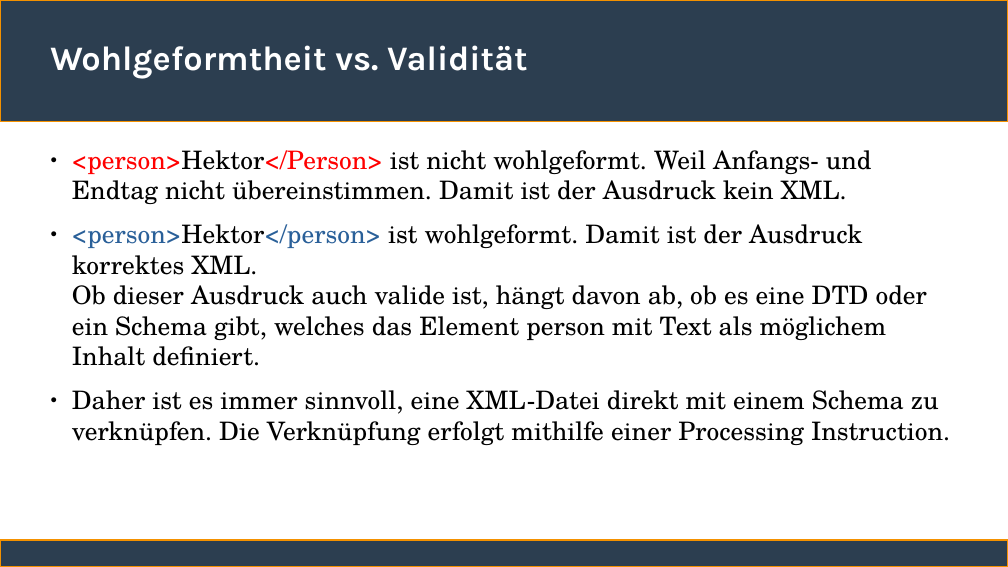
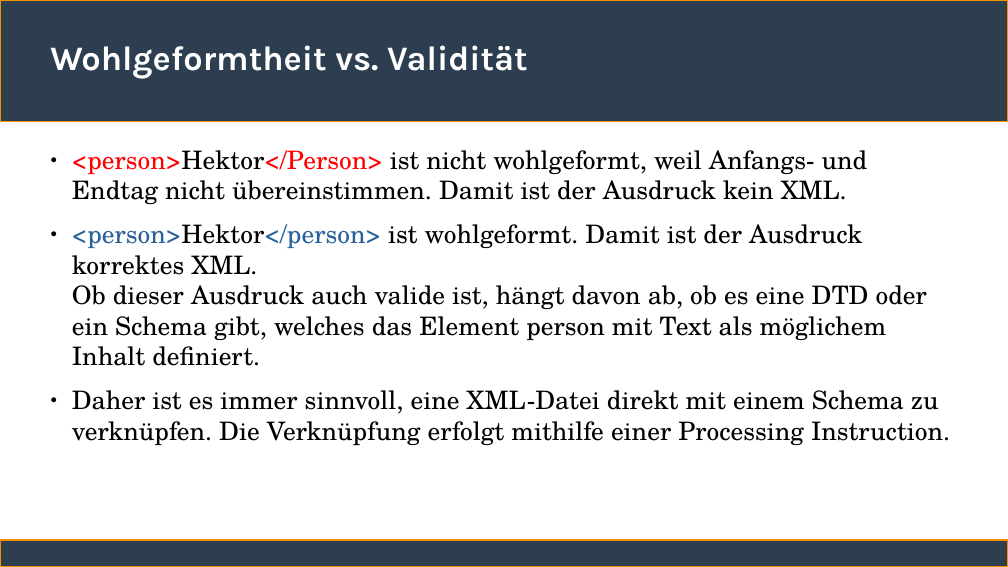
Before and after one commit to ChristianSonderUniSG/xml-kurs, a slide deck: slide 7 of sitzung_3/sitzung_3.odp (slide 8 before the commit). Drawn at 1008x567 pixels with LibreOffice and Linux fonts; fonts in the diff are those of the drawing. Boxes give left, top, right and bottom in pixels: in the first picture for what was removed or moved away, otherwise in the second. Text is boxed around its words. In the diff, an @@ line names an element or a change of style, - is before the commit and + after.

```diff
--- a/sitzung_3/sitzung_3.odp
+++ b/sitzung_3/sitzung_3.odp
@@ text at <box>72,150,868,204</box>: text changed @@
-● <person>Hektor</Person> ist nicht wohlgeformt. Weil Anfangs- und Endtag nicht übereinstimmen. Damit ist der Ausdruck kein XML.
+● <person>Hektor</Person> ist nicht wohlgeformt, weil Anfangs- und Endtag nicht übereinstimmen. Damit ist der Ausdruck kein XML.
```
Also in this commit, not shown: 4 other slides changed, 3 slides added, 1 slide removed, 1 other file.
